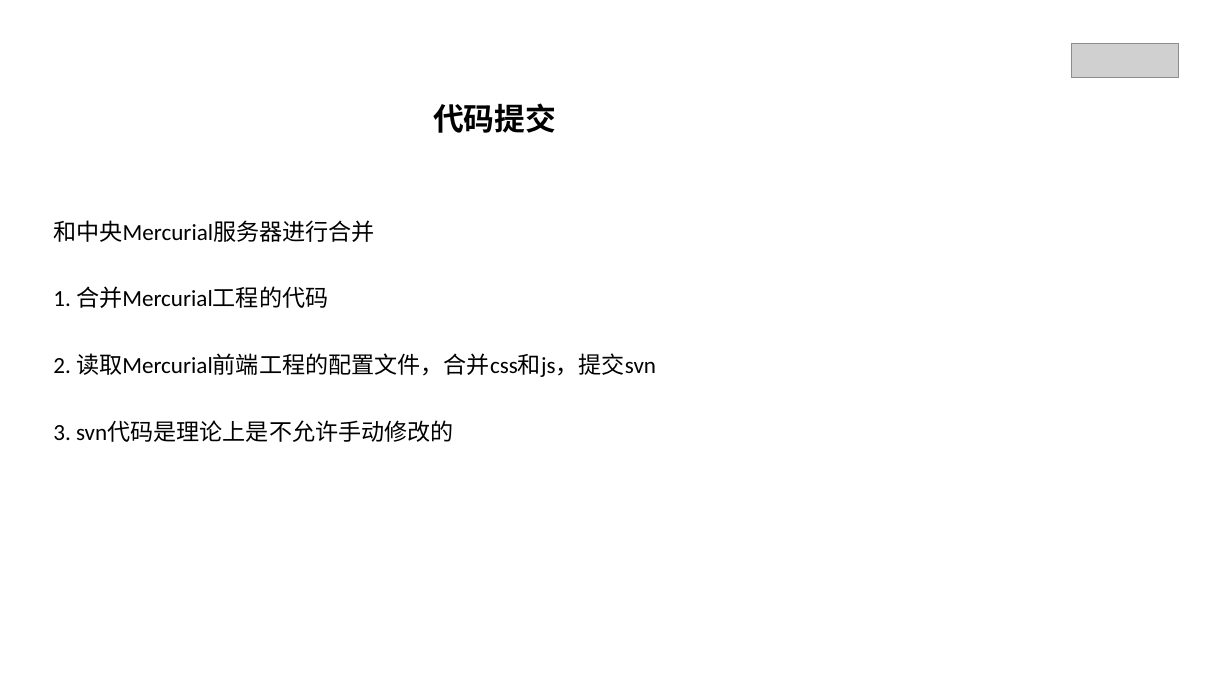
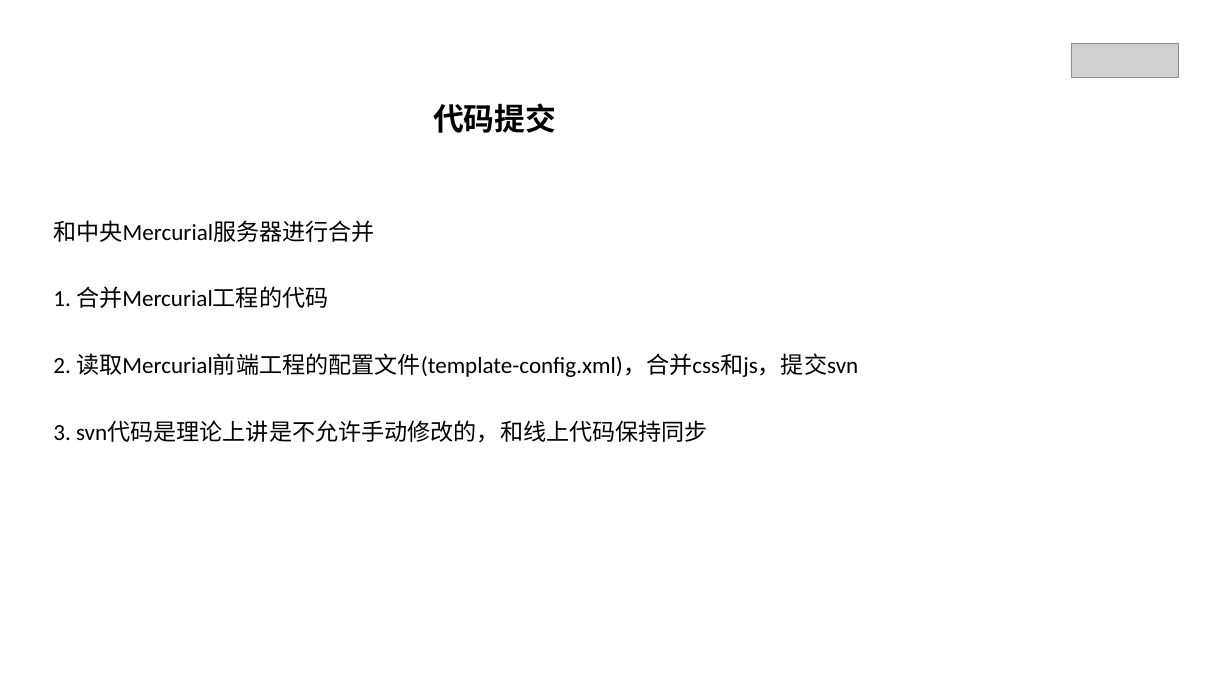
Before and after one commit to EchoFUN/RREN-FEdev, a slide deck: slide 8 of FE-dev-0.0.1.pptx (slide 7 before the commit). Drawn at 1232x693 pixels with LibreOffice and Linux fonts; fonts in the diff are those of the drawing; grey boxes stand for pictures. Boxes give left, top, right and bottom in pixels: in the first picture for what was removed or moved away, otherwise in the second. Text is boxed around its words. In the diff, an @@ line names an element or a change of style, - is before the commit and + after.

```diff
--- a/FE-dev-0.0.1.pptx
+++ b/FE-dev-0.0.1.pptx
@@ text at bbox=[53, 353, 858, 377]: text changed @@
-2. 读取Mercurial前端工程的配置文件，合并css和js，提交svn
+2. 读取Mercurial前端工程的配置文件(template-config.xml)，合并css和js，提交svn
@@ text at bbox=[53, 420, 708, 443]: text changed @@
-3. svn代码是理论上是不允许手动修改的
+3. svn代码是理论上讲是不允许手动修改的，和线上代码保持同步
```
Also in this commit, not shown: 4 other slides changed, 5 slides added.
